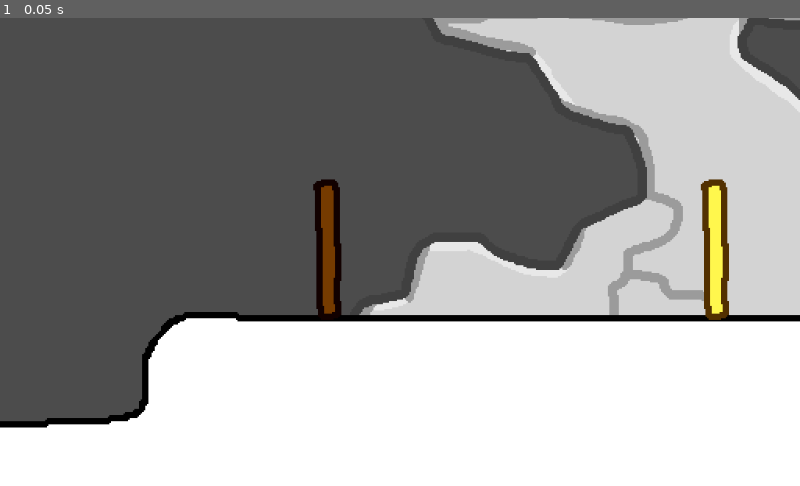
Above: before the commit, frame 1.
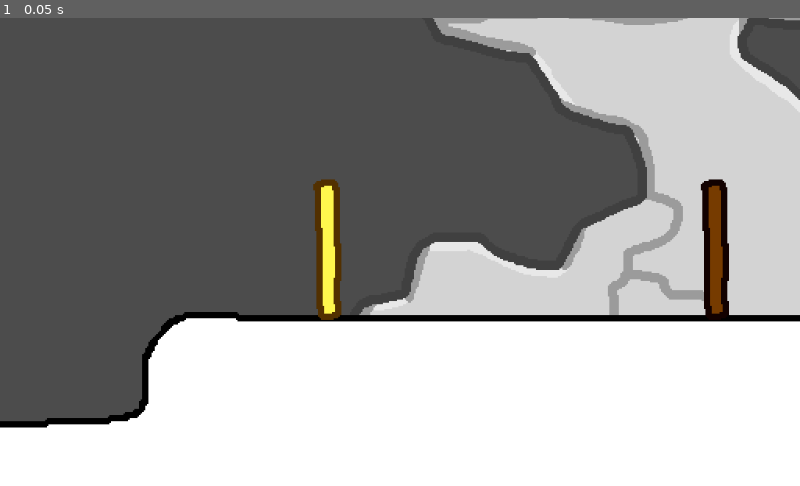
Above: after the commit, the same moment.

Repository: DoomPillow/Buddy-System-Prototype
Game: Godot game, scene res://Rooms/Level 3.tscn
The game is run twice, just before and just after one commit, with the same random seed, the same clock (stepped at 60 frames per second) and the same inputs. This scene is started directly instead of the project's main scene.
Inputs:
- Up to frame 1 (0.05 s): no input

The runs differ from the first frame. In frame 1, 1.8% of the frame differs, in the area x 39-92%, y 34-65%.

Commit message:
Add files via upload

Diff:
--- a/Objects/Moving Platform.tscn
+++ b/Objects/Moving Platform.tscn
@@ -6,6 +6,9 @@
 [sub_resource type="CapsuleShape2D" id=1]
 radius = 7.0
 height = 100.0
+
+[sub_resource type="RectangleShape2D" id=2]
+extents = Vector2( 51, 5.5 )
 
 [node name="Moving Platform" type="Node2D"]
 script = ExtResource( 2 )
@@ -27,6 +30,12 @@
 rotation = 1.5708
 shape = SubResource( 1 )
 
+[node name="grip" type="Area2D" parent="Platform"]
+
+[node name="CollisionShape2D" type="CollisionShape2D" parent="Platform/grip"]
+position = Vector2( -1, 4.5 )
+shape = SubResource( 2 )
+
 [node name="START POS" type="Node2D" parent="."]
 
 [node name="END POS" type="Node2D" parent="."]
--- a/Rooms/Level 2.tscn
+++ b/Rooms/Level 2.tscn
@@ -94,6 +94,6 @@
 ControlScheme = "arrows"
 
 [node name="Exit" parent="." instance=ExtResource( 5 )]
-position = Vector2( 1006, 177 )
+position = Vector2( 925, 173 )
 
 [editable path="Moving Platform"]
--- a/Rooms/Level 3.tscn
+++ b/Rooms/Level 3.tscn
@@ -27,7 +27,7 @@
 }
 
 [node name="CollisionPolygon2D" type="CollisionPolygon2D" parent="Ground"]
-polygon = PoolVector2Array( -42, 457, 24, 457, 47, 460, 109, 461, 179, 459, 260, 454, 266, 444, 268, 411, 289, 388, 330, 389, 471, 391, 682, 388, 711, 391, 745, 393, 767, 394, 795, 391, 817, 389, 887, 385, 931, 389, 957, 390, 959, 638, -42, 637 )
+polygon = PoolVector2Array( -42, 457, 24, 457, 47, 460, 109, 461, 179, 459, 233, 457, 257, 440, 268, 411, 295, 392, 330, 389, 471, 391, 682, 388, 711, 391, 745, 393, 767, 394, 795, 391, 817, 389, 887, 385, 931, 389, 957, 390, 959, 638, -42, 637 )
 
 [node name="CollisionPolygon2D2" type="CollisionPolygon2D" parent="Ground"]
 polygon = PoolVector2Array( 271, 36, 272, 111, 270, 121, 270, 147, 282, 169, 395, 171, 465, 174, 604, 174, 723, 169, 755, 163, 758, 145, 763, 36 )
@@ -47,17 +47,17 @@
 
 [node name="Door2" parent="." instance=ExtResource( 2 )]
 position = Vector2( 720, 295 )
+inverse = true
 uses_button = true
 
 [node name="Button" parent="Door2" instance=ExtResource( 1 )]
 position = Vector2( -516, 98 )
 
 [node name="Exit" parent="Door2" instance=ExtResource( 5 )]
-position = Vector2( 214, 41 )
+position = Vector2( 210, 39 )
 
 [node name="Door" parent="." instance=ExtResource( 2 )]
 position = Vector2( 472, 295 )
-inverse = true
 uses_button = true
 
 [node name="Button" parent="Door" instance=ExtResource( 1 )]
--- a/Rooms/Level 4.tscn
+++ b/Rooms/Level 4.tscn
@@ -1,9 +1,10 @@
-[gd_scene load_steps=6 format=2]
+[gd_scene load_steps=7 format=2]
 
 [ext_resource path="res://Objects/Green Button.tscn" type="PackedScene" id=1]
 [ext_resource path="res://Objects/Door.tscn" type="PackedScene" id=2]
 [ext_resource path="res://Objects/Box.tscn" type="PackedScene" id=3]
 [ext_resource path="res://Objects/Player.tscn" type="PackedScene" id=4]
+[ext_resource path="res://Objects/Exit.tscn" type="PackedScene" id=5]
 [ext_resource path="res://Sprites/Levels.tres" type="SpriteFrames" id=7]
 
 [node name="Main Scene" type="Node2D"]
@@ -42,18 +43,22 @@
 polygon = PoolVector2Array( 267, 417, 256, 417, 233, 418, 182, 419, 142, 416, 106, 415, 69, 410, 69, 402, 95, 400, 145, 402, 193, 402, 244, 401, 272, 401, 267, 410 )
 one_way_collision = true
 
+[node name="platform3" type="CollisionPolygon2D" parent="Ground"]
+polygon = PoolVector2Array( 145, 463, 128, 469, 104, 470, 94, 467, 85, 466, 87, 455, 99, 455, 112, 458, 127, 456, 140, 456 )
+one_way_collision = true
+
+[node name="platform4" type="CollisionPolygon2D" parent="Ground"]
+position = Vector2( 0, -7 )
+polygon = PoolVector2Array( 240, 365, 222, 363, 209, 356, 210, 348, 231, 348, 247, 348, 259, 350, 258, 359 )
+one_way_collision = true
+
+[node name="Exit" parent="Ground/platform4" instance=ExtResource( 5 )]
+position = Vector2( 880, 279 )
+
 [node name="Camera" type="Camera2D" parent="."]
 position = Vector2( 518, 295.4 )
 current = true
 zoom = Vector2( 0.5, 0.5 )
-
-[node name="Player" parent="." instance=ExtResource( 4 )]
-position = Vector2( 80, 398 )
-
-[node name="Player2" parent="." instance=ExtResource( 4 )]
-position = Vector2( 111, 398 )
-_PlayerChar = "CIRCLE"
-ControlScheme = "arrows"
 
 [node name="Door" parent="." instance=ExtResource( 2 )]
 position = Vector2( 890, 182 )
@@ -70,9 +75,17 @@
 uses_button = true
 
 [node name="Button" parent="Door2" instance=ExtResource( 1 )]
-position = Vector2( 27.6622, 80.4438 )
+position = Vector2( 26.646, 84.4519 )
 rotation = 1.56257
 scale = Vector2( 0.500013, 0.999994 )
 
 [node name="Box" parent="." instance=ExtResource( 3 )]
-position = Vector2( 821, 451 )
+position = Vector2( 763, 218 )
+
+[node name="Player" parent="." instance=ExtResource( 4 )]
+position = Vector2( 80, 398 )
+
+[node name="Player2" parent="." instance=ExtResource( 4 )]
+position = Vector2( 111, 398 )
+_PlayerChar = "CIRCLE"
+ControlScheme = "arrows"
--- /dev/null
+++ b/Rooms/Level 5.tscn
@@ -0,0 +1,105 @@
+[gd_scene load_steps=4 format=2]
+
+[ext_resource path="res://Objects/Moving Platform.tscn" type="PackedScene" id=1]
+[ext_resource path="res://Objects/Player.tscn" type="PackedScene" id=4]
+[ext_resource path="res://Sprites/Levels.tres" type="SpriteFrames" id=7]
+
+[node name="Main Scene" type="Node2D"]
+position = Vector2( -31, 12 )
+
+[node name="Ground" type="StaticBody2D" parent="."]
+position = Vector2( 88, -52 )
+collision_layer = 3
+__meta__ = {
+"_edit_lock_": true
+}
+
+[node name="AnimatedSprite" type="AnimatedSprite" parent="Ground"]
+position = Vector2( 457, 336 )
+frames = ExtResource( 7 )
+animation = "levels"
+frame = 5
+__meta__ = {
+"_edit_lock_": true
+}
+
+[node name="CollisionPolygon2D" type="CollisionPolygon2D" parent="Ground"]
+polygon = PoolVector2Array( -43, 498, -8, 502, 67, 504, 117, 504, 143, 503, 168, 508, 177, 520, 179, 545, 183, 607, 184, 637, -63, 667 )
+
+[node name="CollisionPolygon2D2" type="CollisionPolygon2D" parent="Ground"]
+polygon = PoolVector2Array( 704, 509, 706, 540, 711, 594, 707, 639, 961, 694, 955, 504, 917, 505, 877, 506, 821, 509, 766, 502, 731, 506 )
+
+[node name="Platform1" type="CollisionPolygon2D" parent="Ground"]
+polygon = PoolVector2Array( 623, 351, 623, 357, 598, 364, 511, 364, 448, 366, 436, 363, 435, 352, 456, 346, 546, 347, 602, 346 )
+one_way_collision = true
+
+[node name="Camera" type="Camera2D" parent="."]
+position = Vector2( 518, 295.4 )
+current = true
+zoom = Vector2( 0.5, 0.5 )
+
+[node name="Grate2" type="StaticBody2D" parent="."]
+position = Vector2( 88, -52 )
+collision_layer = 2
+collision_mask = 0
+
+[node name="Grate1" type="CollisionPolygon2D" parent="Grate2"]
+polygon = PoolVector2Array( 456, 368, 451, 502, 465, 504, 467, 369 )
+
+[node name="Player" parent="." instance=ExtResource( 4 )]
+position = Vector2( 80, 398 )
+
+[node name="Player2" parent="." instance=ExtResource( 4 )]
+position = Vector2( 111, 398 )
+_PlayerChar = "CIRCLE"
+ControlScheme = "arrows"
+
+[node name="Moving Platform" parent="." instance=ExtResource( 1 )]
+position = Vector2( 546, 466 )
+active = true
+speed = 50.0
+
+[node name="Zipper" parent="Moving Platform" index="0"]
+rotation = 1.58038
+__meta__ = {
+"_edit_lock_": true
+}
+
+[node name="Platform" parent="Moving Platform" index="1"]
+__meta__ = {
+"_edit_lock_": true
+}
+
+[node name="Platform Sprite" parent="Moving Platform/Platform" index="0"]
+__meta__ = {
+"_edit_lock_": true
+}
+
+[node name="CollisionShape2D" parent="Moving Platform/Platform" index="1"]
+__meta__ = {
+"_edit_lock_": true
+}
+
+[node name="grip" parent="Moving Platform/Platform" index="2"]
+__meta__ = {
+"_edit_lock_": true
+}
+
+[node name="CollisionShape2D" parent="Moving Platform/Platform/grip" index="0"]
+__meta__ = {
+"_edit_lock_": true
+}
+
+[node name="START POS" parent="Moving Platform" index="2"]
+position = Vector2( -267, -9 )
+__meta__ = {
+"_edit_lock_": true
+}
+
+[node name="END POS" parent="Moving Platform" index="3"]
+position = Vector2( 231, -9 )
+__meta__ = {
+"_edit_lock_": true
+}
+
+[editable path="Moving Platform"]
--- a/Scripts/Box.gd
+++ b/Scripts/Box.gd
@@ -22,6 +22,7 @@
 
 			if body._PlayerChar == "SQUARE" && body.using_ability:
 				position.y -= 5;
+				position.x += sign(body.position.x - position.x);
 			else:
 				velocity.x = -pushspeed * sign(body.global_position.x - global_position.x) * delta;
 
--- a/Scripts/Moving Platform Script.gd
+++ b/Scripts/Moving Platform Script.gd
@@ -61,5 +61,11 @@
 			Platform.position.y += sign(StartPos.position.y - Platform.position.y) * delta * speed;
 
 
+	for body in $Platform/grip.get_overlapping_bodies():
+
+		if body is PlayerChar || body is Box:
+
+			body.position.x -= sign(StartPos.position.x - Platform.position.x) * delta * speed;
+			body.position.y -= sign(StartPos.position.y - Platform.position.y) * delta * speed;
 
 	pass
Not shown: 1 places in Objects/Moving Platform.tscn that only renumber resources
